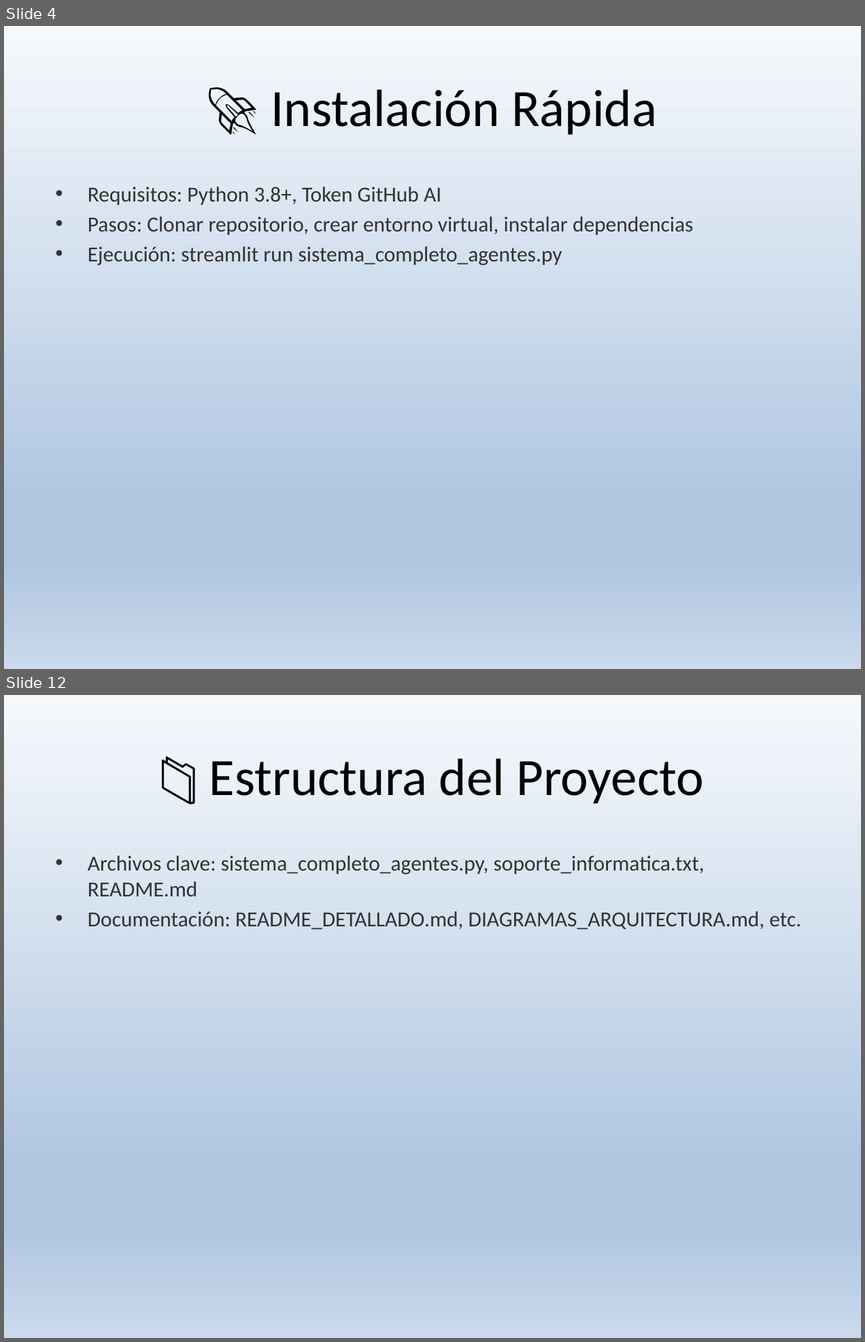
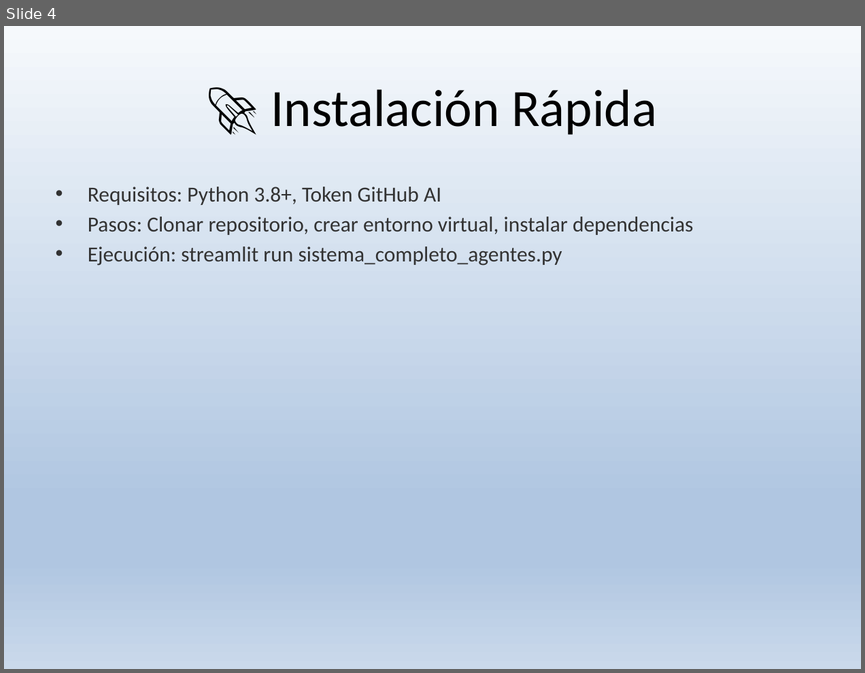
Before and after one commit to Alejandroduoc/pruebaIA, a slide deck: Sistema_MultiAgente_Orquestacion_Inteligente_.pptx. Shown one above the other, each under a label of ours: slides 4 and 12 before the commit, slide 4 after it; the slides between them are not shown. The pictures are 865x1342 and 865x673 pixels, drawn with LibreOffice and Linux fonts; fonts in the diff are those of the drawing. Boxes give left, top, right and bottom in pixels: in the first picture for what was removed or moved away, otherwise in the second. Text is boxed around its words. In the diff, an @@ line names an element or a change of style, - is before the commit and + after.

```diff
--- a/Sistema_MultiAgente_Orquestacion_Inteligente_.pptx
+++ b/Sistema_MultiAgente_Orquestacion_Inteligente_.pptx
@@ slide 12 removed at (4, 695, 861, 1338), background gradient #F6F9FC to #B0C6E1 to #CAD9EB @@
@@ title removed at (209, 758, 704, 804) @@
-📁 Estructura del Proyecto
@@ text removed at (88, 855, 801, 930) @@
-• Archivos clave: sistema_completo_agentes.py, soporte_informatica.txt, README.md
-• Documentación: README_DETALLADO.md, DIAGRAMAS_ARQUITECTURA.md, etc.
```
Also in this commit, not shown: 11 slides changed, 1 other file.
